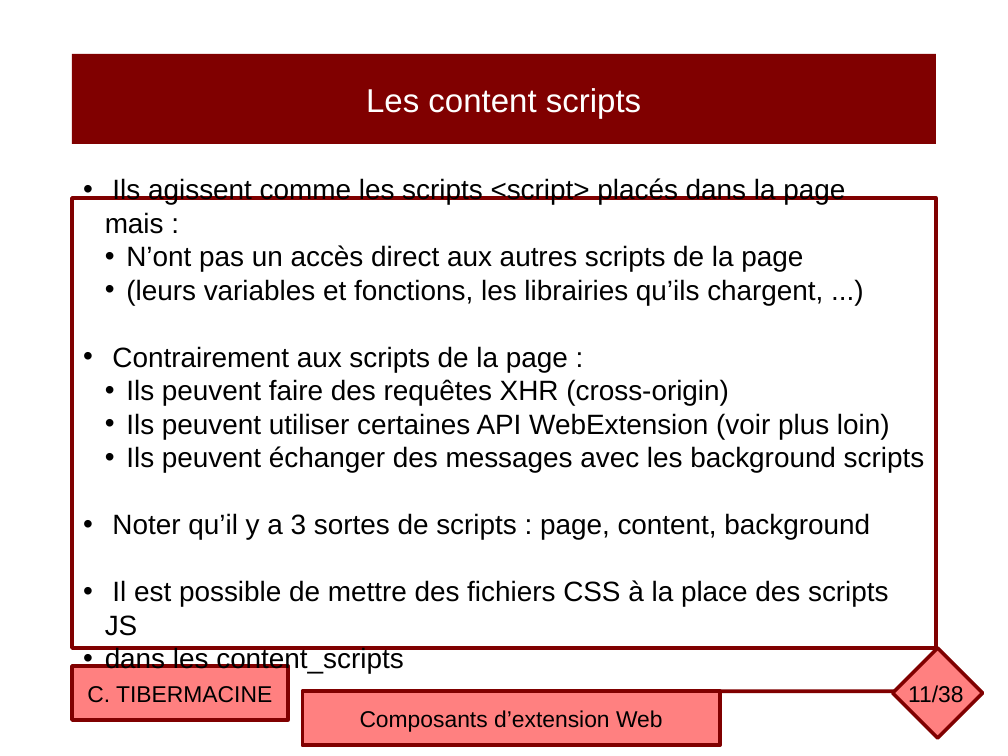
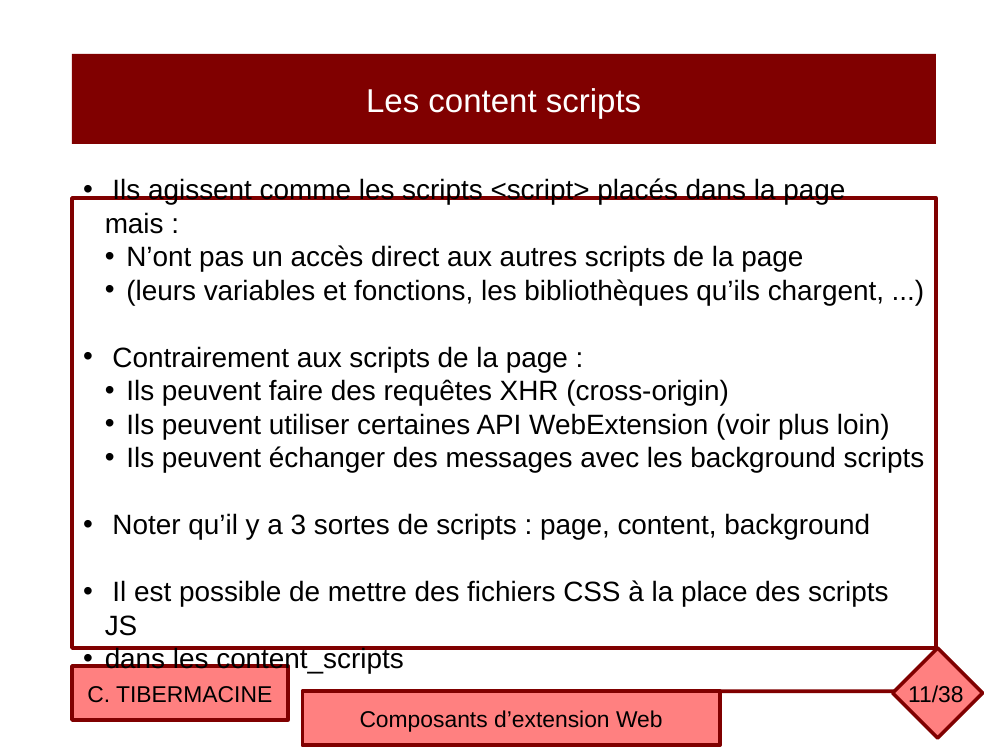
Before and after one commit to ctiber/composants, a slide deck: slide 11 of cours/cours5.odp. Drawn at 1008x756 pixels with LibreOffice and Linux fonts; fonts in the diff are those of the drawing. Boxes give left, top, right and bottom in pixels: in the first picture for what was removed or moved away, otherwise in the second. Text is boxed around its words. In the diff, an @@ line names an element or a change of style, - is before the commit and + after.

```diff
--- a/cours/cours5.odp
+++ b/cours/cours5.odp
@@ text in rectangle at <box>126,279,884,305</box>: text changed @@
-  • (leurs variables et fonctions, les librairies qu’ils chargent, ...)
+  • (leurs variables et fonctions, les bibliothèques qu’ils chargent, ...)
```
Also in this commit, not shown: 10 other slides changed, 1 other file.
